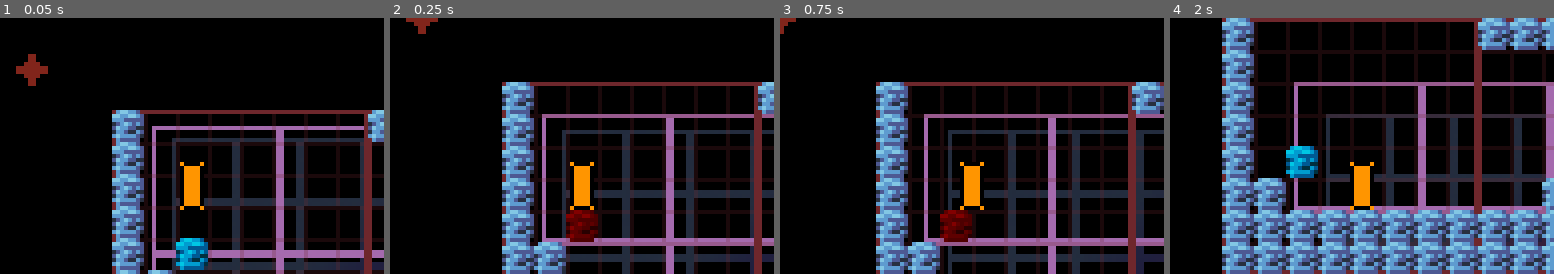
Above: before the commit, frames 1-4 (left to right).
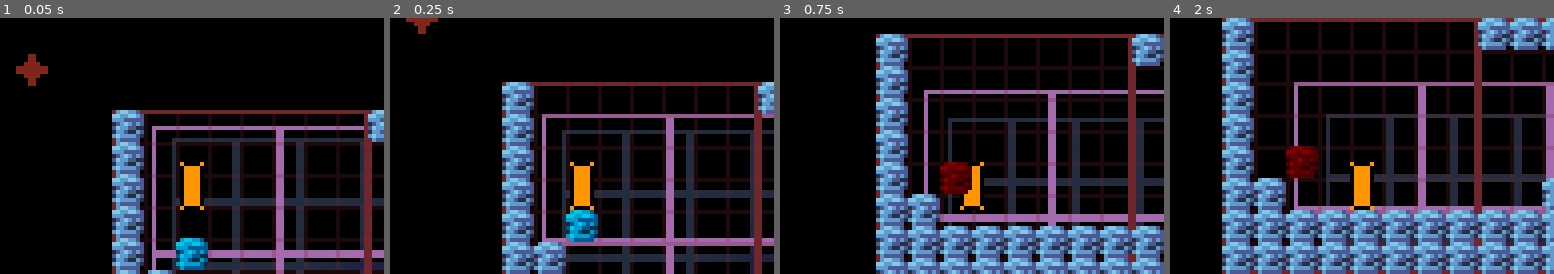
Above: after the commit, the same moments.

Repository: lynnpepin/demake86
Game: Godot game, scene res://StarterProject.tscn
Two runs of this game, one before a commit and one after it. Both use one fixed random seed, a clock stepped at 60 frames per second and the inputs below.
Inputs (mouse positions are in pixels of both pictures, inside the frame that each line leads up to):
- Up to frame 1 (0.05 s): no input
- Up to frame 2 (0.25 s): no input
- Up to frame 3 (0.75 s): move the mouse to (1056, 133) at 0.52 s; hold D (pad_right) from 0.53 s (still down); click (1056, 133) at 0.6 s
- Up to frame 4 (2 s): move the mouse to (1285, 158) at 1.27 s; release D (pad_right) at 1.28 s; hold S (pad_down) from 1.28 s (still down); right-click (1285, 158) at 1.35 s

Frame 1 is identical in both runs. In frame 2, 1.0% of the frame differs, in the area x 45-55%, y 75-88%; in frame 3, 38%, in the area x 0-100%, y 0-100%; in frame 4, 1.0%.

Commit message:
Progress on crumble floor is looking bad

Diff:
--- a/d86/CrumbleFloor.gd
+++ b/d86/CrumbleFloor.gd
@@ -1,5 +1,5 @@
-extends StaticBody2D
-
+#extends StaticBody2D
+extends KinematicBody2D
 
 # Declare member variables here. Examples:
 # var a = 2
@@ -9,8 +9,8 @@
 var respawn_timer = 0
 
 var crumbled = false
-var TIME_UNTIL_CRUMBLE = 1/2
-var TIME_UNTIL_RESPAWN = 1
+var TIME_UNTIL_CRUMBLE = 0.25
+var TIME_UNTIL_RESPAWN = 1.00
 
 
 # Called when the node enters the scene tree for the first time.
@@ -22,9 +22,11 @@
 
 func set_crumble():
 	$Sprite.modulate = Color(1,0,0)
+	$CollisionShape2D.disabled = true
 
 func set_respawn():
 	$Sprite.modulate = Color(0,1,1)
+	$CollisionShape2D.disabled = false
 
 func _process(delta):
 	if not crumbled:
@@ -40,9 +42,10 @@
 
 	else: # crumbled
 		if respawn_timer < 0:
-			crumbled = false
-			crumble_timer = TIME_UNTIL_CRUMBLE
-			respawn_timer = TIME_UNTIL_RESPAWN
+			if len($body_area.get_overlapping_bodies()) == 1:
+				crumbled = false
+				crumble_timer = TIME_UNTIL_CRUMBLE
+				respawn_timer = TIME_UNTIL_RESPAWN
 
 		if len($Area2D.get_overlapping_bodies()) > 1:
 			respawn_timer = TIME_UNTIL_RESPAWN
--- a/d86/CrumbleFloor.tscn
+++ b/d86/CrumbleFloor.tscn
@@ -1,15 +1,18 @@
-[gd_scene load_steps=5 format=2]
+[gd_scene load_steps=6 format=2]
 
 [ext_resource path="res://2D_graphics/8px_ground.png" type="Texture" id=1]
 [ext_resource path="res://CrumbleFloor.gd" type="Script" id=2]
 
 [sub_resource type="RectangleShape2D" id=1]
-extents = Vector2( 4, 1 )
+extents = Vector2( 3.5, 0.75 )
 
 [sub_resource type="RectangleShape2D" id=2]
 extents = Vector2( 4, 4 )
 
-[node name="StaticBody2D" type="StaticBody2D"]
+[sub_resource type="RectangleShape2D" id=3]
+extents = Vector2( 3.5, 3.5 )
+
+[node name="StaticBody2D" type="KinematicBody2D"]
 script = ExtResource( 2 )
 
 [node name="Area2D" type="Area2D" parent="."]
@@ -26,3 +29,9 @@
 [node name="Sprite" type="Sprite" parent="."]
 texture = ExtResource( 1 )
 centered = false
+
+[node name="body_area" type="Area2D" parent="."]
+
+[node name="CollisionShape2D" type="CollisionShape2D" parent="body_area"]
+position = Vector2( 4, 4 )
+shape = SubResource( 3 )
--- a/d86/StarterProject.tscn
+++ b/d86/StarterProject.tscn
@@ -95,6 +95,30 @@
 [node name="StaticBody2D3" parent="." instance=ExtResource( 10 )]
 position = Vector2( 15.8425, 32 )
 
+[node name="StaticBody2D4" parent="." instance=ExtResource( 10 )]
+position = Vector2( 143.843, 80 )
+
+[node name="StaticBody2D5" parent="." instance=ExtResource( 10 )]
+position = Vector2( 151.843, 80 )
+
+[node name="StaticBody2D6" parent="." instance=ExtResource( 10 )]
+position = Vector2( 159.843, 80 )
+
+[node name="StaticBody2D7" parent="." instance=ExtResource( 10 )]
+position = Vector2( 167.843, 80 )
+
+[node name="StaticBody2D8" parent="." instance=ExtResource( 10 )]
+position = Vector2( 143.843, 104 )
+
+[node name="StaticBody2D9" parent="." instance=ExtResource( 10 )]
+position = Vector2( 151.843, 104 )
+
+[node name="StaticBody2D10" parent="." instance=ExtResource( 10 )]
+position = Vector2( 159.843, 104 )
+
+[node name="StaticBody2D11" parent="." instance=ExtResource( 10 )]
+position = Vector2( 167.843, 104 )
+
 [node name="ParallaxBackground" type="ParallaxBackground" parent="."]
 offset = Vector2( 256, 256 )
 transform = Transform2D( 1, 0, 0, 1, 256, 256 )
